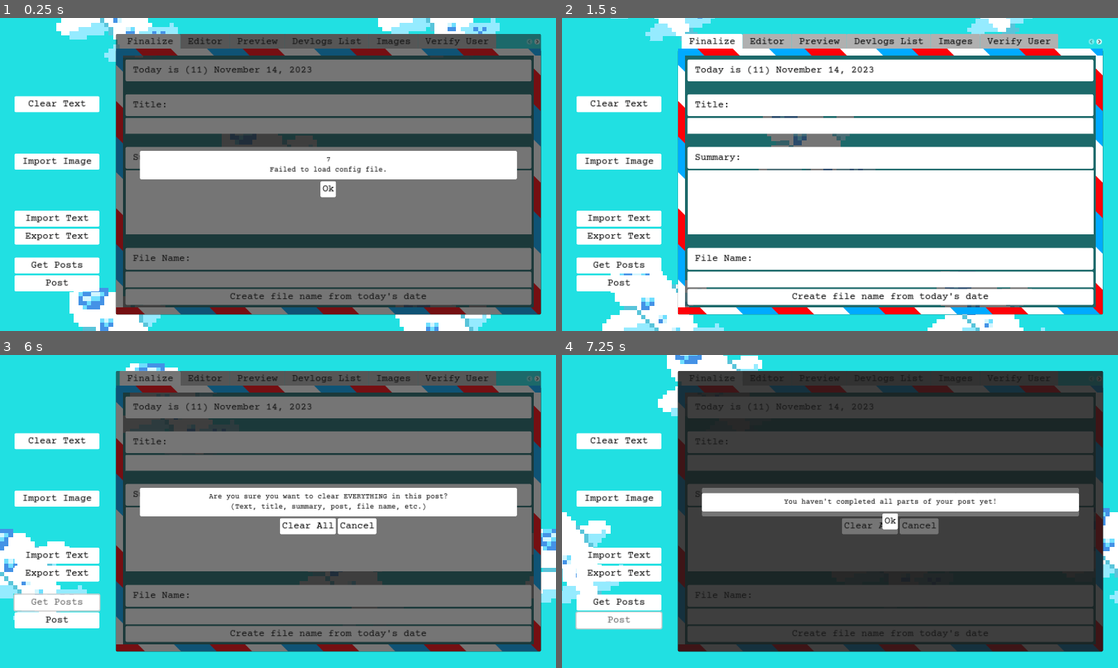
Above: before the commit, frames 1-4 (two rows, left to right).
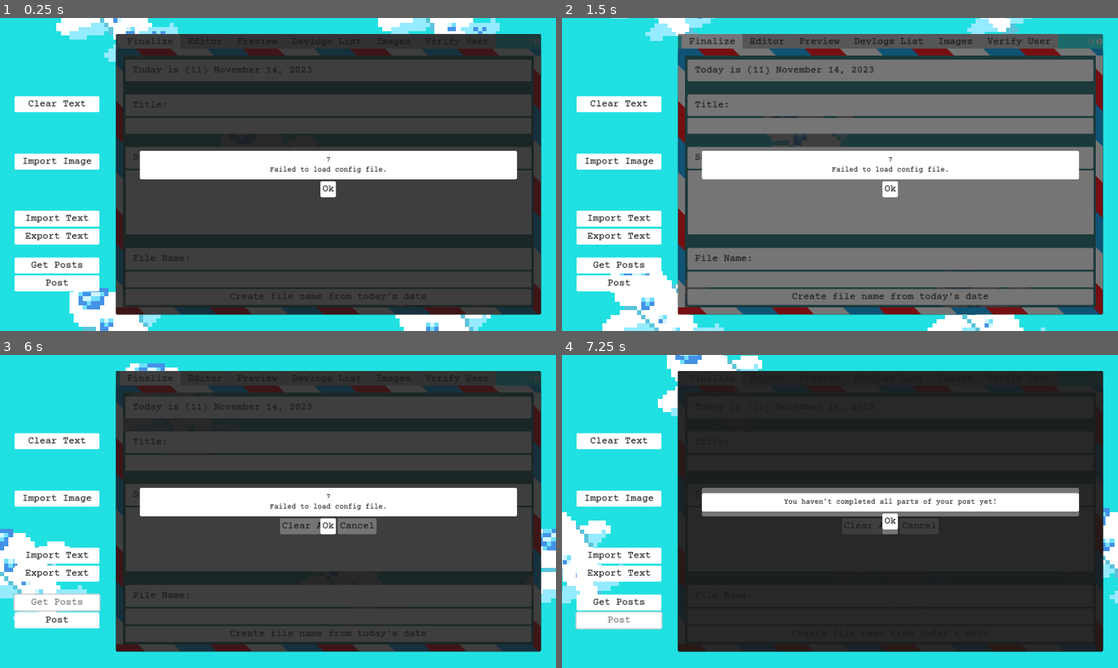
Above: after the commit, the same moments.

Repository: jennyton88/devlogs-maker
Game: Godot game, scene res://scenes/devlogs.tscn
Same seed, same stepped clock (60 frames per second), same inputs: the game is played once before the commit and once after it.
Inputs (mouse positions are in pixels of both pictures, inside the frame that each line leads up to):
- Up to frame 1 (0.25 s): no input
- Up to frame 2 (1.5 s): click (890, 124) at 0.52 s; type "Alex" at 0.6 s; click (890, 202) at 0.75 s; type "12" at 0.83 s; click (890, 280) at 0.98 s; type "Alex" at 1.07 s; click "Ok" at 1.25 s
- Up to frame 3 (6 s): click (328, 527) at 2 s, where only the run after the commit has a clickable "Ok"; click "Clear Text" at 2.75 s; click "Import Image" at 3.5 s; click "Import Text" at 4.25 s; click "Export Text" at 5 s; click "Get Posts" at 5.75 s
- Up to frame 4 (7.25 s): click "Post" at 6.5 s

The runs differ from the first frame. In frame 1, 50% of the frame differs, in the area x 20-98%, y 5-95%; in frame 2, 63%; in frame 3, 51%; in frame 4, 0.7%.
Error before the commit: Invalid access to property or key 'create_notif_popup' on a base object of type 'FileDialog (working_file.gd)'. (res://scripts/devlogs.gd:211)

Commit message:
add popup signals back to devlogs list, verify user, and working file

Diff:
--- a/scripts/devlogs_list.gd
+++ b/scripts/devlogs_list.gd
@@ -3,6 +3,10 @@
 signal connect_startup(component: String);
 signal clear_post;
 signal fill_in_details(post_info: Dictionary);
+
+signal create_error_popup(error, error_type);
+signal create_notif_popup(msg);
+signal create_action_popup(msg, button_info, action);
 
 @onready var list = $ScrollContainer/List;
 
@@ -67,7 +71,7 @@
 	var error = request.create_get_devlogs_request(self);
 
 	if (error.has("error")):
-		get_parent().create_error_popup(error["error"], error["error_type"]);
+		create_error_popup.emit(error["error"], error["error_type"]);
 
 
 func _on_http_request_completed(result, response_code, _headers, body, action: String):
@@ -75,7 +79,7 @@
 
 	var error = request.process_results(result, response_code);
 	if (error.has("error")):
-		get_parent().create_notif_popup(error["error"]);  # TODO create error popup type
+		create_notif_popup.emit(error["error"]);  # TODO create error popup type
 		return;
 
 	var body_str = body.get_string_from_utf8();
@@ -110,7 +114,7 @@
 	msg = request.build_notif_msg(action, response_code, body_str);
 
 	if (msg != ""):
-		get_parent().create_notif_popup(msg);
+		create_notif_popup.emit(msg);
 
 
 func _on_edit_button_pressed(button: Button):
@@ -119,7 +123,7 @@
 	var error = request.create_edit_download_request(self, button);
 
 	if (error.has("error")):
-		get_parent().create_error_popup(error["error"], error["error_type"]);
+		create_error_popup.emit(error["error"], error["error_type"]);
 		edit_button_ref = null;
 	else:
 		edit_button_ref = button;
@@ -178,11 +182,11 @@
 					"project":
 						pass;
 					_:
-						get_parent().create_notif_popup("Not a recognizable file name!\nPlease edit a different file.");
+						create_notif_popup.emit("Not a recognizable file name!\nPlease edit a different file.");
 
 
 func _on_delete_button_pressed(log_entry_delete_button: Button):
-	get_parent().create_action_popup(
+	create_action_popup.emit(
 		"Are you sure you want to delete this post?",
 		{ 'yes': "Delete Post", 'no': "Cancel" },
 		_on_serious_delete_button_pressed.bind(log_entry_delete_button)
@@ -195,7 +199,7 @@
 	var error = request.create_delete_file_request(self, button_ref);
 
 	if (error.has('error')):
-		get_parent().create_error_popup(error, AppInfo.ErrorType.HTTPError);
+		create_error_popup.emit(error, AppInfo.ErrorType.HTTPError);
 	else:
 		if (edit_button_ref != null && (button_ref.get_meta("sha") == edit_button_ref.get_meta("sha"))):
 			clear_post.emit();
@@ -248,7 +252,7 @@
 	var error = request.create_edit_directory_file_request(self, directory);
 
 	if (error.has("error")):
-		get_parent().create_error_popup(error["error"], error["error_type"]);
+		create_error_popup.emit(error["error"], error["error_type"]);
 
 
 func get_directory_file():
@@ -259,7 +263,7 @@
 
 	if (error.has("error")):
 		update_dir = false;
-		get_parent().create_error_popup(error["error"], error["error_type"]);
+		create_error_popup.emit(error["error"], error["error_type"]);
 
 
 func clean_directory_edit():
@@ -273,4 +277,4 @@
 	var error = request.create_fetch_directory_file_request(self, directory);
 
 	if (error.has("error")):
-		get_parent().create_error_popup(error["error"], error["error_type"]);
+		create_error_popup.emit(error["error"], error["error_type"]);
--- a/scripts/verify_user.gd
+++ b/scripts/verify_user.gd
@@ -5,6 +5,8 @@
 signal refresh_token_expired;
 signal enable_buttons;
 
+signal create_error_popup(error, error_type);
+signal create_notif_popup(msg);
 
 # Buttons =====
 @onready var request_code = $HBC1/VBC1/ReqCode;
@@ -65,7 +67,7 @@
 
 	# allow user to restart setup_tokens
 	if error != OK:
-		get_parent().create_error_popup(error, AppInfo.ErrorType.ConfigError);
+		create_error_popup.emit(error, AppInfo.ErrorType.ConfigError);
 		return;
 
 	check_access.uri = "https://github.com/settings/connections/applications/%s" % config.get_value("app_info", "app_client_id");
@@ -102,7 +104,7 @@
 	var error = request.create_generate_user_code_request(self);
 
 	if (error.has("error")):
-		get_parent().create_error_popup(error["error"], error["error_type"]);
+		create_error_popup.emit(error["error"], error["error_type"]);
 		request_code.disabled = false;
 
 
@@ -124,7 +126,7 @@
 	var error = request.create_poll_verification_request(self, refresh_code, device_code);
 
 	if (error.has("error")):
-		get_parent().create_error_popup(error["error"], error["error_type"]);
+		create_error_popup.emit(error["error"], error["error_type"]);
 		request_code.disabled = false;
 
 
@@ -146,7 +148,7 @@
 
 
 func _on_expire_timeout() -> void:
-	get_parent().create_notif_popup("Expired code\nRequest user code again");
+	create_notif_popup.emit("Expired code\nRequest user code again");
 	request_code.disabled = false;
 
 
@@ -155,7 +157,7 @@
 
 	var error = request.process_results(result, response_code);
 	if (error.has("error")):
-		get_parent().create_notif_popup(error["error"]);  # TODO create error popup type
+		create_notif_popup.emit(error["error"]);  # TODO create error popup type
 		return;
 
 	var body_str = body.get_string_from_utf8();
@@ -168,7 +170,7 @@
 			pass;
 
 	var msg = request.build_notif_msg("get_verify_code", response_code, body_str);
-	get_parent().create_notif_popup(msg);
+	create_notif_popup.emit(msg);
 
 
 func _on_http_poll_completed(result, response_code, _headers, body):
@@ -176,7 +178,7 @@
 
 	var error = request.process_results(result, response_code);
 	if (error.has("error")):
-		get_parent().create_notif_popup(error["error"]);  # TODO create error popup type
+		create_notif_popup.emit(error["error"]);  # TODO create error popup type
 		return;
 
 	var body_str = body.get_string_from_utf8();
@@ -204,14 +206,14 @@
 					_:
 						error_msg += "Error!\n%s" % response["error"];
 
-				get_parent().create_notif_popup(error_msg);
+				create_notif_popup.emit(error_msg);
 
 				return;
 
 			var config = request.load_config();
 
 			if (typeof(config) == TYPE_DICTIONARY): # error
-				get_parent().create_notif_popup("%d\nFailed to load config file. Token: %s, Refresh: %s" % [config["error"], response["access_token"], response["refresh_token"]]);
+				create_notif_popup.emit("%d\nFailed to load config file. Token: %s, Refresh: %s" % [config["error"], response["access_token"], response["refresh_token"]]);
 				return;
 
 			config.set_value("user_info", "user_token", response["access_token"]);
@@ -228,11 +230,11 @@
 			expire_label.text = Time.get_datetime_string_from_datetime_dict(config.get_value("user_info", "user_token_expiration"), false);
 			refresh_token.disabled = true;
 
-			get_parent().create_notif_popup("Completed Poll Verification!");
+			create_notif_popup.emit("Completed Poll Verification!");
 
 			enable_buttons.emit();
 		_:
-			get_parent().create_notif_popup("%d\n Result %d" % [response_code, result]);
+			create_notif_popup.emit("%d\n Result %d" % [response_code, result]);
 
 
 # ============================
--- a/scripts/working_file.gd
+++ b/scripts/working_file.gd
@@ -4,6 +4,8 @@
 signal fill_in_details(post_info: Dictionary);
 signal clear_post;
 signal collected_img(img_data, img_name: String);
+
+signal create_notif_popup(msg);
 
 var text_to_save = "";
 var curr_file_mode = "";
@@ -51,7 +53,7 @@
 			var filename = path.get_file();
 
 			if (check_file_name(filename) == ""):
-				get_parent().create_notif_popup("Not a recognizable file name!\nPlease edit a different file.");
+				create_notif_popup.emit("Not a recognizable file name!\nPlease edit a different file.");
 				return;
 
 			clear_post.emit();
